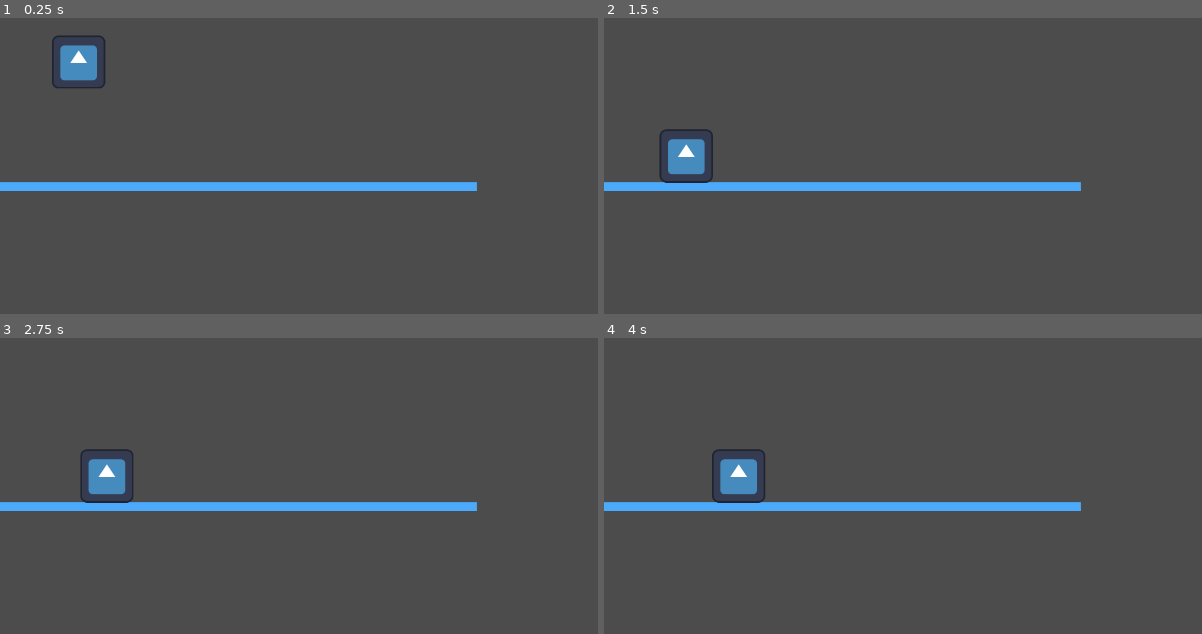
Above: before the commit, frames 1-4 (two rows, left to right).
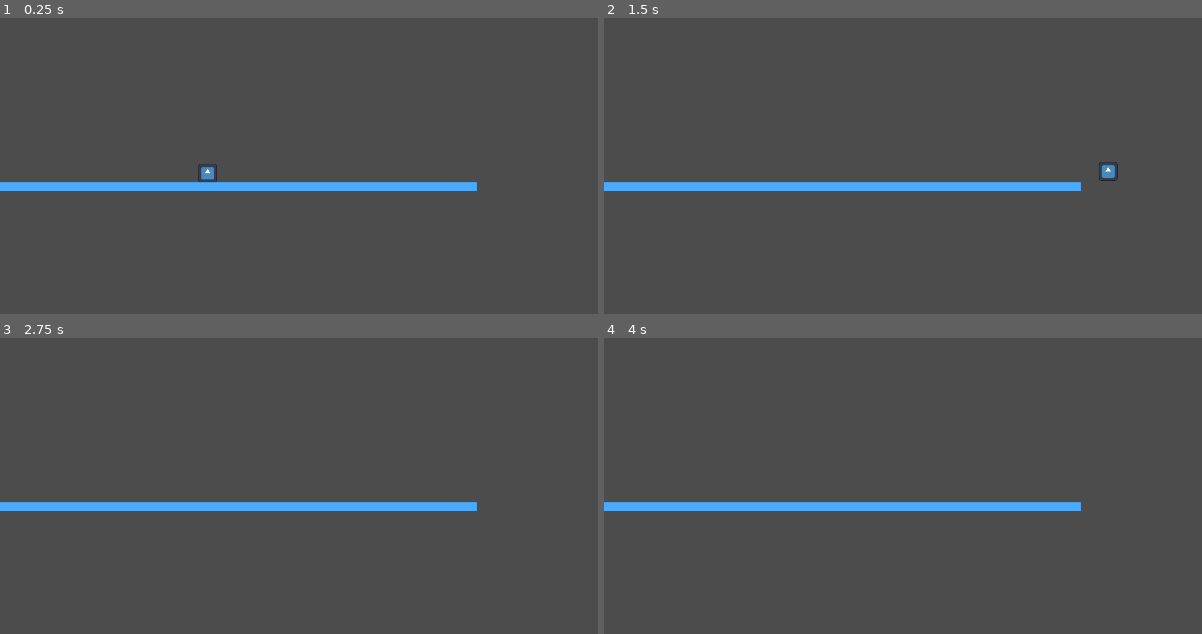
Above: after the commit, the same moments.

Repository: dreamfunicular/obstacle-demo
Game: Godot game, scene res://main.tscn
Same seed, same stepped clock (60 frames per second), same inputs: the game is played once before the commit and once after it. The engine's default icon, where the game draws it, is replaced by a stand-in: a white triangle on a blue panel in a dark square.
Inputs:
- Up to frame 1 (0.25 s): no input
- Up to frame 2 (1.5 s): hold Right (right) from 0.53 s (still down); tap Space (jump, bound only after the commit) at 0.6, 0.77, 1.07, 1.35 s
- Up to frame 3 (2.75 s): tap Space (jump, bound only after the commit) at 1.52, 1.82, 2.1 s; release Right (right) at 2.03 s; hold Left (left) from 2.03 s (still down)
- Up to frame 4 (4 s): release Left (left) at 2.78 s; hold Right (right) from 2.78 s (still down); tap Space (jump, bound only after the commit) at 2.85, 3.02, 3.32, 3.6, 3.77 s

The runs differ from the first frame. In frame 1, 1.1% of the frame differs, in the area x 8-37%, y 6-56%; in frame 2, 1.1%, in the area x 9-86%, y 37-56%; in frame 3, 1.0%; in frame 4, 1.0%.

Commit message:
add better character controller

Diff:
--- a/floridaMan.gd
+++ b/floridaMan.gd
@@ -1,8 +1,13 @@
 extends RigidBody2D
 
 const maxSpeed = 65
-const acceleration = 40
+const acceleration = 400
 var velocity : Vector2 = Vector2(0, 0)
+
+const JUMP_VELOCITY = 380
+
+var jumpsAvailable = 0;
+var defaultJumps = 1;
 
 func _physics_process(delta: float) -> void:
 	if Input.is_action_pressed("left"):
@@ -10,6 +15,6 @@
 	elif Input.is_action_pressed("right"):
 		velocity.x += acceleration * delta
 	else:
-		velocity.x = move_toward(velocity.x, 0, delta * acceleration)
+		velocity.x = clampf(move_toward(velocity.x, 0, delta * acceleration), -maxSpeed, maxSpeed)
 
 	position.x += velocity.x * delta
--- a/floridaMan.tscn
+++ b/floridaMan.tscn
@@ -10,7 +10,9 @@
 script = ExtResource("1_jffjt")
 
 [node name="Sprite2D" type="Sprite2D" parent="."]
+scale = Vector2(0.35, 0.35)
 texture = ExtResource("2_e0xt5")
 
 [node name="CollisionShape2D" type="CollisionShape2D" parent="."]
+scale = Vector2(0.35, 0.35)
 shape = SubResource("RectangleShape2D_jffjt")
--- /dev/null
+++ b/floridaMan2.tscn
@@ -0,0 +1,20 @@
+[gd_scene load_steps=4 format=3 uid="uid://brd331nqpjaxm"]
+
+[ext_resource type="Script" uid="uid://bqnqded1x3dp2" path="res://florida_man2.gd" id="1_y0d2b"]
+[ext_resource type="Texture2D" uid="uid://dgjnoopfaj3m1" path="res://icon.svg" id="2_3vmlb"]
+
+[sub_resource type="RectangleShape2D" id="RectangleShape2D_jffjt"]
+size = Vector2(128, 128)
+
+[node name="CharacterBody2D" type="CharacterBody2D"]
+script = ExtResource("1_y0d2b")
+
+[node name="Sprite2D" type="Sprite2D" parent="."]
+scale = Vector2(0.35, 0.35)
+texture = ExtResource("2_3vmlb")
+
+[node name="CollisionShape2D" type="CollisionShape2D" parent="."]
+scale = Vector2(0.35, 0.35)
+shape = SubResource("RectangleShape2D_jffjt")
+
+[node name="AnimationPlayer" type="AnimationPlayer" parent="."]
--- /dev/null
+++ b/florida_man2.gd
@@ -0,0 +1,46 @@
+extends CharacterBody2D
+
+@onready var sprite = $Sprite2D as Sprite2D
+@onready var anim = $AnimationPlayer as AnimationPlayer
+
+@export_category("Movement Parameters")
+@export var Jump_Peak_Time: float = .15
+@export var Jump_Fall_Time: float = .25
+@export var Jump_Height: float = 100.0
+@export var Jump_Distance: float = 300.0
+var Speed: float = 10000.0
+var Jump_Velocity: float = 500.0
+
+var Jump_Gravity: float = ProjectSettings.get_setting("physics/3d/default_gravity")
+var Fall_Gravity: float = 980.0
+
+func _ready() -> void:
+	Calculate_Movement_Parameters()
+
+func Calculate_Movement_Parameters()->void:
+	Jump_Gravity = (2*Jump_Height)/pow(Jump_Peak_Time,2)
+	Fall_Gravity = (2*Jump_Height)/pow(Jump_Fall_Time,2)
+	Jump_Velocity = Jump_Gravity * Jump_Peak_Time
+	Speed = Jump_Distance/(Jump_Peak_Time+Jump_Fall_Time)
+
+func _physics_process(delta: float) -> void:
+	# Add the gravity.
+	if not is_on_floor():
+		if velocity.y<0:
+			velocity.y += Jump_Gravity * delta
+		else:
+			velocity.y += Fall_Gravity * delta
+
+	# Handle jump.
+	if Input.is_action_just_pressed("jump") and is_on_floor():
+		velocity.y -= Jump_Velocity
+
+	# Get the input direction and handle the movement/deceleration.
+	# As good practice, you should replace UI actions with custom gameplay actions.
+	var input_dir := Input.get_axis("left", "right")
+	if input_dir != 0:
+		velocity.x = input_dir * Speed
+	else:
+		velocity.x = move_toward(velocity.x, 0, Speed)
+
+	move_and_slide()
--- a/main.tscn
+++ b/main.tscn
@@ -1,6 +1,7 @@
-[gd_scene load_steps=5 format=3 uid="uid://dan4rxtgevd1d"]
+[gd_scene load_steps=6 format=3 uid="uid://dan4rxtgevd1d"]
 
 [ext_resource type="PackedScene" uid="uid://cxf8h6quaitjx" path="res://floridaMan.tscn" id="1_ig7tw"]
+[ext_resource type="PackedScene" uid="uid://brd331nqpjaxm" path="res://floridaMan2.tscn" id="2_0xm2m"]
 
 [sub_resource type="PhysicsMaterial" id="PhysicsMaterial_7dm0k"]
 
@@ -27,5 +28,8 @@
 color = Color(0.295625, 0.668596, 0.988247, 1)
 
 [node name="floridaMan" parent="." instance=ExtResource("1_ig7tw")]
+visible = false
 position = Vector2(189, 80)
-scale = Vector2(0.35, 0.35)
+
+[node name="CharacterBody2D" parent="." instance=ExtResource("2_0xm2m")]
+position = Vector2(499, 328)
--- a/project.godot
+++ b/project.godot
@@ -34,6 +34,17 @@
 , Object(InputEventKey,"resource_local_to_scene":false,"resource_name":"","device":-1,"window_id":0,"alt_pressed":false …(183 unchanged characters)…
 ]
 }
+jump={
+"deadzone": 0.2,
+"events": [Object(InputEventKey,"resource_local_to_scene":false,"resource_name":"","device":-1,"window_id":0,"alt_pressed":false,"shift_pressed":false,"ctrl_pressed":false,"meta_pressed":false,"pressed":false,"keycode":0,"physical_keycode":32,"key_label":0,"unicode":32,"location":0,"echo":false,"script":null)
+, Object(InputEventKey,"resource_local_to_scene":false,"resource_name":"","device":-1,"window_id":0,"alt_pressed":false,"shift_pressed":false,"ctrl_pressed":false,"meta_pressed":false,"pressed":false,"keycode":0,"physical_keycode":4194320,"key_label":0,"unicode":0,"location":0,"echo":false,"script":null)
+, Object(InputEventKey,"resource_local_to_scene":false,"resource_name":"","device":-1,"window_id":0,"alt_pressed":false,"shift_pressed":false,"ctrl_pressed":false,"meta_pressed":false,"pressed":false,"keycode":0,"physical_keycode":87,"key_label":0,"unicode":119,"location":0,"echo":false,"script":null)
+]
+}
+crouch={
+"deadzone": 0.2,
+"events": []
+}
 
 [rendering]
 
Not shown, added: florida_man2.gd.uid
